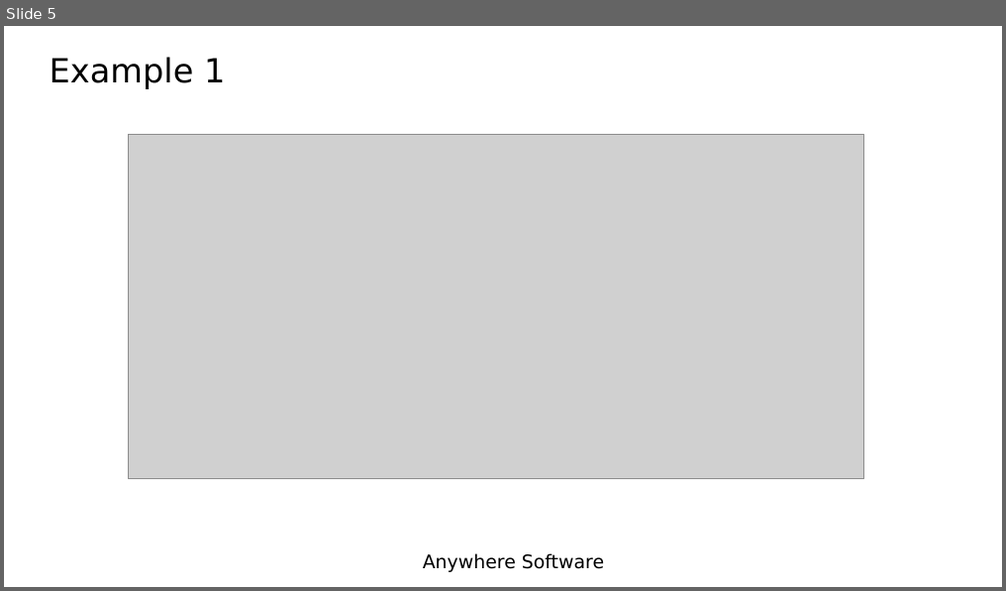
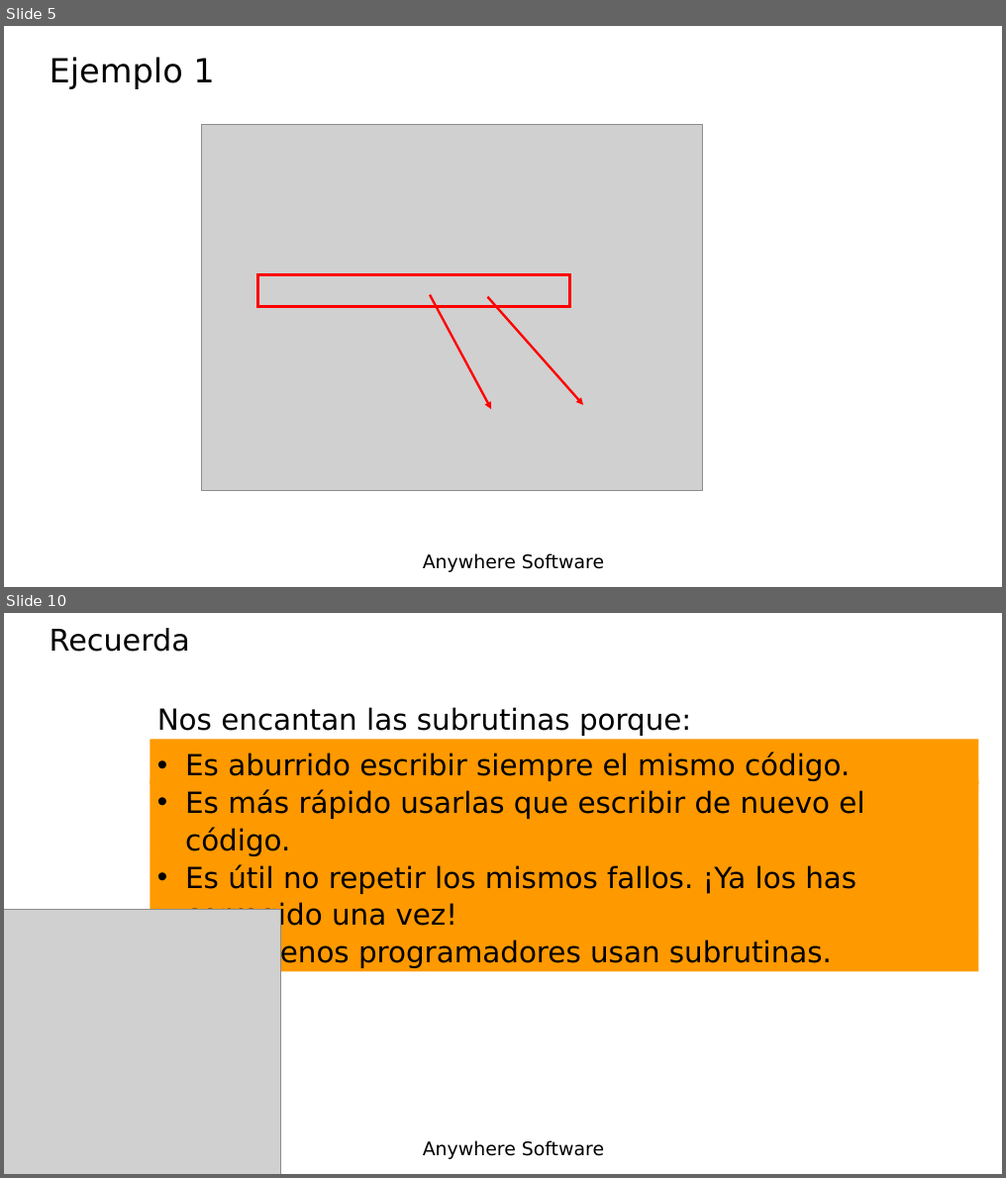
Before and after one commit to Lamashino/Teaching-B4J, a slide deck: Tema 8 - Subrutinas/Lesson8 - Subroutines.pptx. Shown one above the other, each under a label of ours: slide 5 before the commit, slides 5 and 10 after it; the slides between them are not shown. The pictures are 1006x591 and 1006x1178 pixels, drawn with LibreOffice and Linux fonts; fonts in the diff are those of the drawing; grey boxes stand for pictures; background and template pictures are left out. Boxes give left, top, right and bottom in pixels: in the first picture for what was removed or moved away, otherwise in the second. Text is boxed around its words. In the diff, an @@ line names an element or a change of style, - is before the commit and + after.

```diff
--- a/Tema 8 - Subrutinas/Lesson8 - Subroutines.pptx
+++ b/Tema 8 - Subrutinas/Lesson8 - Subroutines.pptx
@@ slide 10 added at [4, 613, 1002, 1174], background picture (left out); not listed: 1 template element that a slide beside it also shows @@
@@ title added at [50, 628, 190, 652], 28.8 pt, text #000000 @@
+Recuerda
@@ text added at [157, 707, 864, 968], 28 pt, text #000000 @@
+Nos encantan las subrutinas porque:
+• Es aburrido escribir siempre el mismo código.
+• Es más rápido usarlas que escribir de nuevo el código.
+• Es útil no repetir los mismos fallos. ¡Ya los has corregido una vez!
+• Los buenos programadores usan subrutinas.
@@ rectangle added at [150, 740, 979, 785], fill #FE9900 @@
@@ rectangle added at [150, 780, 979, 854], fill #FE9900 @@
@@ rectangle added at [150, 855, 979, 931], fill #FE9900 @@
@@ picture added at [4, 909, 281, 1174] @@
@@ rectangle added at [150, 930, 979, 971], fill #FE9900 @@
@@ slide 5 changed as well @@
@@ title at [50, 57, 214, 89]: text changed @@
-Example 1
+Ejemplo 1
@@ picture: place and size @@
-picture at [129, 135, 864, 478]
+picture at [201, 125, 702, 491]
@@ rectangle added at [257, 274, 570, 307], outline #FF0000 3 pt @@
@@ arrow added from (430, 294) to (491, 409), #FF0000 2.25 pt @@
@@ arrow added from (487, 297) to (583, 405), #FF0000 2.25 pt @@
```
Also in this commit, not shown: 3 other slides changed, 6 other slides added, 7 slides removed, 2 other files.
